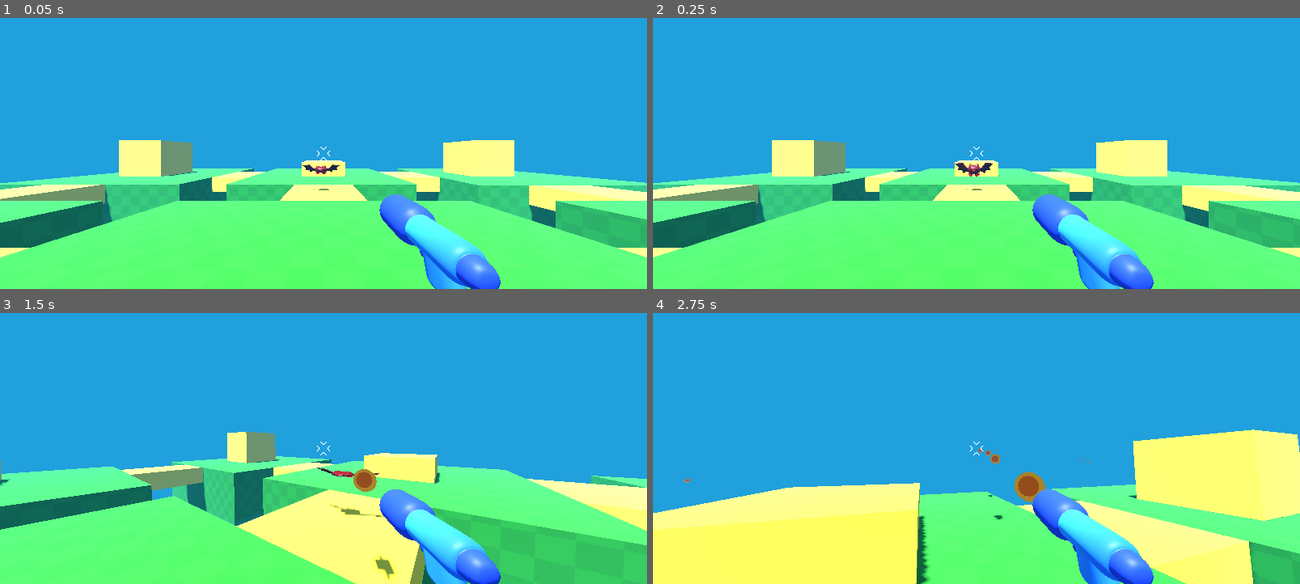
Above: before the commit, frames 1-4 (two rows, left to right).
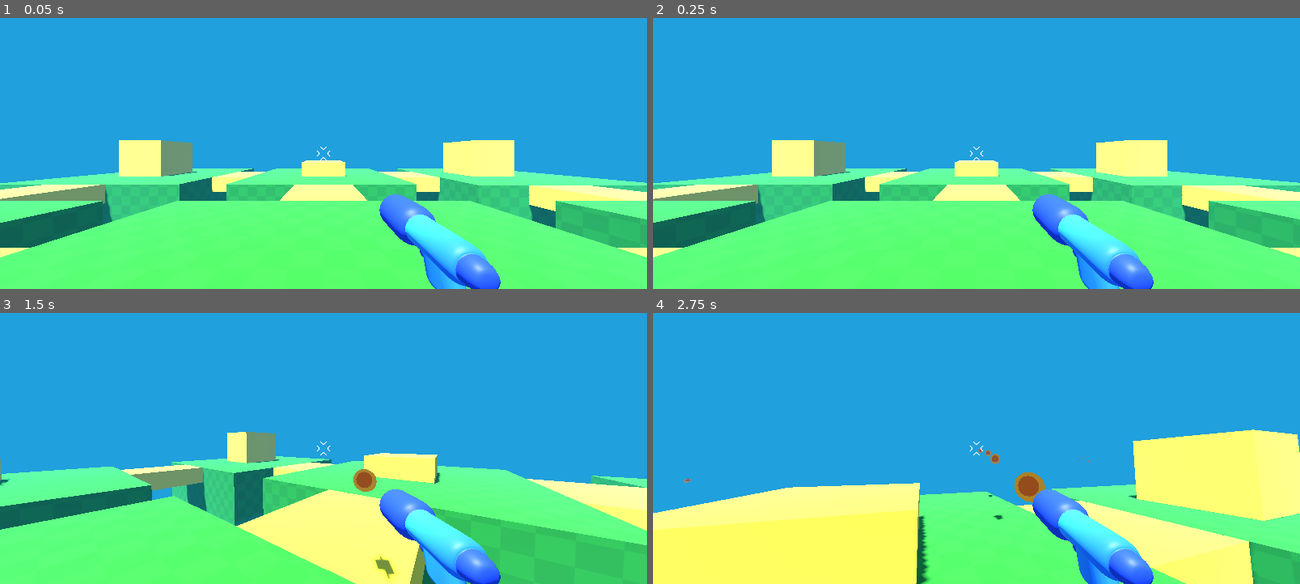
Above: after the commit, the same moments.

Repository: aloepker/first-practice-3d-game-project
Game: Godot game, scene res://game.tscn
The game is run twice, just before and just after one commit, with the same random seed, the same clock (stepped at 60 frames per second) and the same inputs.
Inputs (mouse positions are in pixels of both pictures, inside the frame that each line leads up to):
- Up to frame 1 (0.05 s): no input
- Up to frame 2 (0.25 s): no input
- Up to frame 3 (1.5 s): move the mouse to (355, 448) at 0.52 s; hold Right mouse button (shoot) 0.53-1.28 s; hold W (move_forward) from 0.53 s (still down); tap Space (jump) at 0.77 s; move the mouse to (291, 448) at 1.27 s; right-click (291, 448) at 1.35 s
- Up to frame 4 (2.75 s): keep holding W (move_forward); tap Space (jump) at 1.52 s; move the mouse to (989, 443) at 2.02 s; hold Right mouse button (shoot) from 2.03 s (still down)

The runs differ from the first frame. In frame 1, 0.1% of the frame differs, in the area x 46-53%, y 54-64%; in frame 2, 0.2%; in frame 3, 0.2%, in the area x 49-60%, y 57-76%; in frame 4, nothing differs.

Commit message:
created animation tree node

Diff:
--- a/mob/bat/bat_model.tscn
+++ b/mob/bat/bat_model.tscn
@@ -36,27 +36,54 @@
 &"hurt": SubResource("Animation_1he7g")
 }
 
+[sub_resource type="AnimationNodeAnimation" id="AnimationNodeAnimation_030dj"]
+animation = &"custom/hurt"
+
+[sub_resource type="AnimationNodeAnimation" id="AnimationNodeAnimation_vgr6s"]
+animation = &"Idle"
+
+[sub_resource type="AnimationNodeOneShot" id="AnimationNodeOneShot_shx3p"]
+mix_mode = 1
+
+[sub_resource type="AnimationNodeBlendTree" id="AnimationNodeBlendTree_0ox0n"]
+graph_offset = Vector2(-52.923386, -68.116455)
+nodes/output/position = Vector2(600, 160)
+nodes/Idle/node = SubResource("AnimationNodeAnimation_vgr6s")
+nodes/Idle/position = Vector2(100, 80)
+nodes/Hurt/node = SubResource("AnimationNodeAnimation_030dj")
+nodes/Hurt/position = Vector2(125, 283)
+nodes/OneShot/node = SubResource("AnimationNodeOneShot_shx3p")
+nodes/OneShot/position = Vector2(360, 120)
+node_connections = [&"output", 0, &"OneShot", &"OneShot", 0, &"Idle", &"OneShot", 1, &"Hurt"]
+
 [node name="bat_model" unique_id=120056570 instance=ExtResource("1_1he7g")]
 
 [node name="Skeleton3D" parent="Armature" parent_id_path=PackedInt32Array(1644333598) index="0" unique_id=2079112780]
-bones/0/position = Vector3(0, -0.007400004, 0)
-bones/1/rotation = Quaternion(-0.028654926, 0.18848532, -0.6867176, 0.7014778)
-bones/2/rotation = Quaternion(-0.056015443, -0.016041048, 0.27483782, 0.9597235)
-bones/3/rotation = Quaternion(0.04121358, 0.059984986, 0.2647528, 0.96156603)
-bones/4/rotation = Quaternion(-0.028654926, -0.18848532, 0.6867176, 0.7014778)
-bones/5/rotation = Quaternion(-0.056015443, 0.016041048, -0.27483782, 0.9597235)
-bones/6/rotation = Quaternion(0.04121358, -0.059984986, -0.2647528, 0.96156603)
+bones/0/position = Vector3(0, -0.016301848, 0)
+bones/1/rotation = Quaternion(0.054145962, 0.102916576, -0.6166994, 0.7785617)
+bones/2/rotation = Quaternion(-0.12090661, -0.042260747, 0.3292094, 0.9355303)
+bones/3/rotation = Quaternion(-0.19927342, -0.001692593, 0.24180502, 0.94964075)
+bones/4/rotation = Quaternion(0.054145962, -0.102916576, 0.6166994, 0.7785617)
+bones/5/rotation = Quaternion(-0.12090661, 0.042260747, -0.3292094, 0.9355303)
+bones/6/rotation = Quaternion(-0.19927342, 0.001692593, -0.24180502, 0.94964075)
 bones/7/position = Vector3(0.1309921, -0.22739176, -0.087851465)
 bones/7/rotation = Quaternion(0.26196837, 0.08345512, 0.26575127, 0.9240044)
-bones/8/rotation = Quaternion(3.8433356e-08, 0.69088244, 0.72296715, 1.6451473e-08)
+bones/8/rotation = Quaternion(3.2491176e-08, 0.54765904, 0.8367017, 2.242083e-08)
 bones/10/position = Vector3(-0.1309921, -0.22739176, -0.087851465)
 bones/10/rotation = Quaternion(0.26196837, -0.083455116, -0.26575127, 0.9240044)
-bones/11/rotation = Quaternion(2.5423756e-08, 0.69088244, 0.72296715, 3.637758e-08)
+bones/11/rotation = Quaternion(2.4507795e-08, 0.54765904, 0.8367017, 4.084512e-08)
 
 [node name="bat" parent="Armature/Skeleton3D" index="0" unique_id=1450876937]
-transform = Transform3D(1, 0, 0, 0, 0.9863647, 0, 0, 0, 1, 0, 0, 0)
+transform = Transform3D(0, 0, 0, 0, 0, 0, 0, 0, 0, 0, 0, 0)
 surface_material_override/0 = ExtResource("2_030dj")
 
 [node name="AnimationPlayer" parent="." index="1" unique_id=563622237]
 libraries/custom = SubResource("AnimationLibrary_030dj")
 autoplay = &"custom/hurt"
+
+[node name="AnimationTree" type="AnimationTree" parent="." index="2" unique_id=1764317650]
+tree_root = SubResource("AnimationNodeBlendTree_0ox0n")
+anim_player = NodePath("../AnimationPlayer")
+parameters/OneShot/active = false
+parameters/OneShot/internal_active = false
+parameters/OneShot/request = 0
--- a/mob/bat/injured_bat_material.tres
+++ b/mob/bat/injured_bat_material.tres
@@ -5,7 +5,7 @@
 [resource]
 resource_name = "bat_mat"
 cull_mode = 2
-albedo_color = Color(1, 0, 0, 1)
+albedo_color = Color(0, 0, 0, 1)
 albedo_texture = ExtResource("1_5qf30")
 roughness = 0.42727274
 metadata/_gltf_primary_texture_coord = 0
